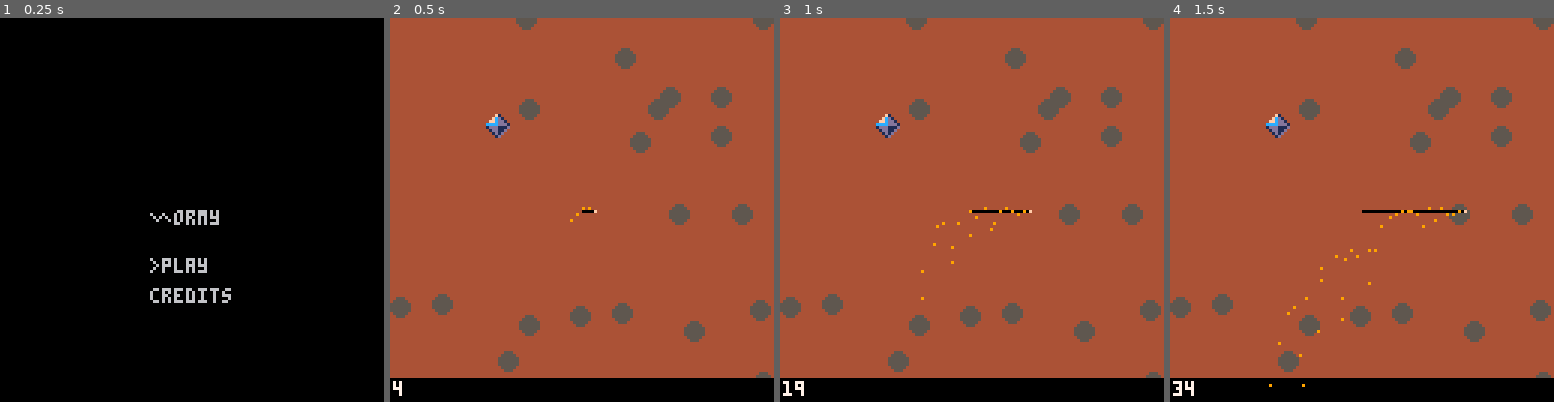
Above: before the commit, frames 1-4 (left to right).
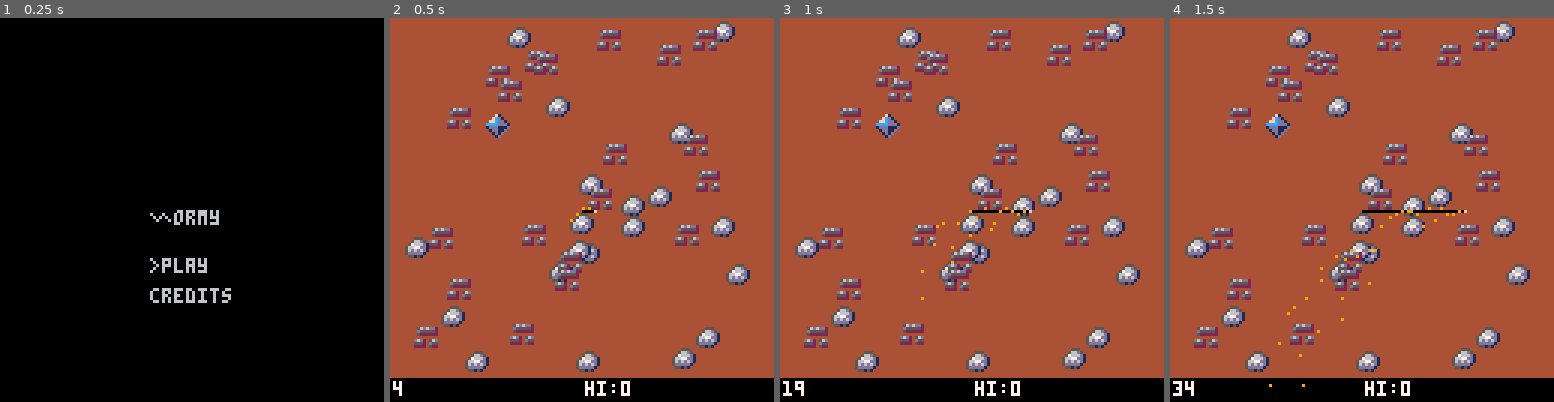
Above: after the commit, the same moments.

Repository: m-r-hunt/Pico-8-Carts
Game: PICO-8 cartridge 8bc1.p8
Two runs of this game, one before a commit and one after it. Both use one fixed random seed, a clock stepped at 60 frames per second and the inputs below.
Inputs:
- Up to frame 1 (0.25 s): no input
- Up to frame 2 (0.5 s): tap X (X key) at 0.33 s
- Up to frame 3 (1 s): tap O (Z key) at 0.7 s
- Up to frame 4 (1.5 s): tap X (X key) at 1.07 s

Frame 1 is identical in both runs. In frame 2, 14% of the frame differs, in the area x 0-100%, y 0-99%; in frame 3, 14%; in frame 4, 14%.

Commit message:
Another 30 mins

Diff:
--- a/8bc1.p8
+++ b/8bc1.p8
@@ -4,7 +4,10 @@
 function init_playing()
 	cls(4)
 	for i=1,20 do
-		circfill(rnd(128),rnd(128),3,5)
+		spr(241,rnd(120),rnd(112))
+	end
+	for i=1,20 do
+		spr(242,rnd(120),rnd(112))
 	end
 	memcpy(0x0000,0x6000,0x2000-8*128/2)
 	px=64
@@ -21,8 +24,21 @@
 end
 
 goodc={
+	[1]=true,
+	[2]=true,
+	[3]=true,
 	[4]=true,
 	[5]=true,
+	[6]=true,
+	[7]=true,
+	[8]=true,
+	[9]=true,
+	[10]=true,
+	[11]=true,
+	[12]=true,
+	[13]=true,
+	[14]=true,
+	[15]=true,
 }
 
 gemc={
@@ -57,12 +73,15 @@
 			_draw=draw_gameover
 			_update=update_gameover
 			explode(tx,ty,8,5)
+			sfx(2)
+			init_gameover()
 		end
 		pset(lastpx,lastpy,0)
 		local grelx=abs(gx+4-tx)
 		local grely=abs(gy+4-ty)
 		if gemc[grelx] and gemc[grelx][grely] then
 			score+=1000
+			sfx(3)
 			explode(gx,gy,12,1)
 			gx=flr(rnd(112))+8
 			gy=flr(rnd(104))+8
@@ -72,6 +91,7 @@
 		add(particles,{lastpx,lastpy,-cos(a),-sin(a),9})
 		lastpx=tx
 		lastpy=ty
+		sfx(1)
 	end
 	pset(px,py,15)
 	score+=1
@@ -94,6 +114,7 @@
 	cls()
 	spr(0,0,0,16,15)
 	print(score,1,121,7)
+	print("hi:"..tostr(high_score),65,121,7)
 	spr(240,gx,gy)
 	for i=1,#particles do
 		local p=particles[i]
@@ -111,15 +132,18 @@
 function update_menu()
 	if btnp(2) or btnp(3) then
 		sel=1-sel
+		sfx(4)
 	end
 	if btnp(4) or btnp(5) then
 		if sel==1 then
 			init_playing()
 			_update=update_playing
 			_draw=draw_playing
+			sfx(5)
 		else
 			_update=update_credits
 			_draw=draw_credits
+			sfx(5)
 		end
 	end
 end
@@ -146,9 +170,17 @@
 
 free assets:
 
-pico 8 tiles
+pico-8 tiles
 by kicked-in-teeth
 (cc-by-sa)
+
+pico-8 sfx pack
+compiled by gruber
+(cc4-by-nc-sa)
+
+pico-8 tunes vol.1
+by gruber and krajzeg
+(cc4-by-nc-sa)
 
 ]]
 
@@ -162,6 +194,7 @@
 	if btnp(4) or btnp(5) then
 		_draw=draw_menu
 		_update=update_menu
+			sfx(5)
 	end
 end
 
@@ -176,10 +209,24 @@
 		_update=update_menu
 		_draw=draw_menu
 		init_menu()
+		sfx(4)
 	end
 	update_particles()
 end
 
+function init_gameover()
+	music(-1)
+	new_hs=false
+	if score>high_score then
+		high_score=score
+		dset(0,high_score)
+		new_hs=true
+	end
+end
+
+cartdata("wormy_maximilian_hunt")
+high_score=dget(0)
+
 __gfx__
 44444444444444444444444444444444444444444444444444444444444444444444444444444444444444444444444444444444444444444444444444444444
 44444444444444444444444444444444444444444444444444444444444444444444444444444444444444444444444444444444444444444444444444444444
@@ -301,57 +348,57 @@
 44444444444444444444444444444444444444444444444444444444444444444444444444444444444444444444444444444444444444444444444444444444
 44444444444444444444444444444444444444444444444444444444444444444444444444444444444444444444444444444444444444444444444444444444
 44444444444444444444444444444444444444444444444444444444444444444444444444444444444444444444444444444444444444444444444444444444
-000f1000999999999999999999999999999999999999999999999999999999999999999999999999999999999999999999999999999999999999999999999999
-00fcd100999999999999999999999999999999999999999999999999999999999999999999999999999999999999999999999999999999999999999999999999
-0ffcdd10999999999999999999999999999999999999999999999999999999999999999999999999999999999999999999999999999999999999999999999999
-ccccddd1999999999999999999999999999999999999999999999999999999999999999999999999999999999999999999999999999999999999999999999999
-1ddd111d999999999999999999999999999999999999999999999999999999999999999999999999999999999999999999999999999999999999999999999999
-01dd11d0999999999999999999999999999999999999999999999999999999999999999999999999999999999999999999999999999999999999999999999999
-001d1d00999999999999999999999999999999999999999999999999999999999999999999999999999999999999999999999999999999999999999999999999
-0001d000999999999999999999999999999999999999999999999999999999999999999999999999999999999999999999999999999999999999999999999999
-…(46 lines of a section not shown)…
+000f1000000000000000000000000000000000000000000000000000000000000000000000000000000000000000000000000000000000000000000000000000
+00fcd10000055500056d6dd200000000000000000000000000000000000000000000000000000000000000000000000000000000000000000000000000000000
+0ffcdd1000566d500d55555200000000000000000000000000000000000000000000000000000000000000000000000000000000000000000000000000000000
+ccccddd1057666d10522222200000000000000000000000000000000000000000000000000000000000000000000000000000000000000000000000000000000
+1ddd111d56677dd10000000000000000000000000000000000000000000000000000000000000000000000000000000000000000000000000000000000000000
+01dd11d056d6d6d1d6d2056d00000000000000000000000000000000000000000000000000000000000000000000000000000000000000000000000000000000
+001d1d005ddddd1055520d5500000000000000000000000000000000000000000000000000000000000000000000000000000000000000000000000000000000
+0001d000055151002222052200000000000000000000000000000000000000000000000000000000000000000000000000000000000000000000000000000000
+…(46 lines of a section not shown)…
Not shown, changed: the sound effects (__sfx__) section of 8bc1.p8
